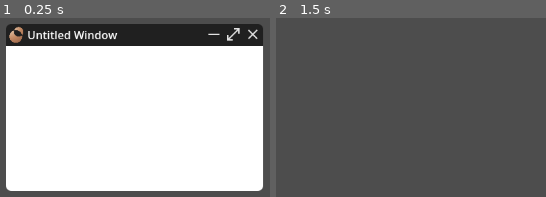
Above: before the commit, frames 1-2 (left to right).
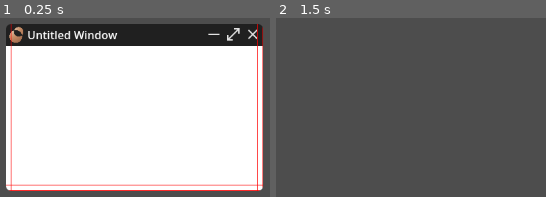
Above: after the commit, the same moments.

Repository: the-potato-corp/potato-os
Game: Godot game, scene res://window/windowtest.tscn
Two runs of this game, one before a commit and one after it. Both use one fixed random seed, a clock stepped at 60 frames per second and the inputs below. This scene is started directly instead of the project's main scene.
Inputs (mouse positions are in pixels of both pictures, inside the frame that each line leads up to):
- Up to frame 1 (0.25 s): no input
- Up to frame 2 (1.5 s): click (489, 35) at 0.5 s; tap Enter at 1.25 s; move the mouse to (outside the picture) at 1.27 s; tap Ctrl at 1.35 s; click (outside the picture) at 1.42 s

The runs differ from the first frame. In frame 1, 2.9% of the frame differs, in the area x 2-98%, y 3-97%; in frame 2, nothing differs.

Commit message:
add window stuff for the 3rd time (idek what im doin)

Diff:
--- a/window/window.gd
+++ b/window/window.gd
@@ -116,7 +116,9 @@
 	minimise.pressed.connect(toggle_visibility)
 	buttons.add_child(minimise)
 	var maximise := TextureButton.new()
+	maximise.toggle_mode = true
 	maximise.texture_normal = preload("res://assets/maximise.svg")
+	maximise.texture_pressed = preload("res://assets/restore.svg")
 	maximise.pressed.connect(_on_size_pressed)
 	buttons.add_child(maximise)
 	var close := TextureButton.new()
@@ -129,9 +131,38 @@
 	content.set_anchor(SIDE_RIGHT, 1.0)
 	content.set_anchor(SIDE_BOTTOM, 1.0)
 	content.set_anchor_and_offset(SIDE_TOP, 0.0, 32.0)
-	content.mouse_filter = Control.MOUSE_FILTER_IGNORE
+	#content.mouse_filter = Control.MOUSE_FILTER_IGNORE
 	add_child(content)
 	_maximise_button = maximise
+
+	# These are needed to stop the GUI inputs for content going to the node instead of the resize handles
+	var blockers := Control.new()
+	blockers.set_anchors_and_offsets_preset(PRESET_FULL_RECT)
+	blockers.mouse_filter = MOUSE_FILTER_IGNORE
+	add_child(blockers)
+
+	var left := ReferenceRect.new()
+	left.set_anchor(SIDE_BOTTOM, 1.0)
+	left.set_anchor_and_offset(SIDE_RIGHT, 0.0, 8.0)
+	blockers.add_child(left)
+	left.editor_only = false
+	left.mouse_filter = MOUSE_FILTER_PASS
+	left.gui_input.connect(_gui_input)
+	var right := ReferenceRect.new()
+	right.set_anchor(SIDE_BOTTOM, 1.0)
+	right.set_anchor(SIDE_RIGHT, 1.0)
+	right.set_anchor_and_offset(SIDE_LEFT, 1.0, -8.0)
+	blockers.add_child(right)
+	right.editor_only = false
+	right.mouse_filter = MOUSE_FILTER_PASS
+	right.gui_input.connect(_gui_input)
+	var bottom := ReferenceRect.new()
+	bottom.set_anchors_preset(PRESET_BOTTOM_WIDE)
+	bottom.set_anchor_and_offset(SIDE_TOP, 1.0, -8)
+	blockers.add_child(bottom)
+	bottom.editor_only = false
+	bottom.mouse_filter = MOUSE_FILTER_PASS
+	bottom.gui_input.connect(_gui_input)
 
 func _ready() -> void:
 	_handle = WindowManager.register_window(self)
@@ -195,7 +226,8 @@
 			if _mode in [ResizeMode.TOP, ResizeMode.TOP_LEFT, ResizeMode.TOP_RIGHT]:
 				_title_bar.set_default_cursor_shape(_get_cursor_for_mode(_mode))
 			else:
-				set_default_cursor_shape(Control.CURSOR_ARROW)
+				set_default_cursor_shape(CURSOR_ARROW)
+				_title_bar.set_default_cursor_shape(CURSOR_ARROW)
 
 func _gui_input(event: InputEvent):
 	if event is InputEventMouseButton and event.button_index == MOUSE_BUTTON_LEFT:
--- a/window/window.tscn
+++ b/window/window.tscn
@@ -90,5 +90,29 @@
 offset_top = 32.0
 mouse_filter = 2
 
+[node name="Blockers" type="Control" parent="."]
+layout_mode = 1
+anchors_preset = 15
+anchor_right = 1.0
+anchor_bottom = 1.0
+grow_horizontal = 2
+grow_vertical = 2
+
+[node name="ReferenceRect" type="ReferenceRect" parent="Blockers"]
+layout_mode = 1
+anchors_preset = -1
+anchor_bottom = 1.0
+offset_right = 8.0
+border_width = 3.0
+
+[node name="ReferenceRect2" type="ReferenceRect" parent="Blockers"]
+layout_mode = 1
+anchors_preset = -1
+anchor_left = 1.0
+anchor_right = 1.0
+anchor_bottom = 1.0
+offset_left = -8.0
+border_width = 3.0
+
 [connection signal="gui_input" from="TitleBar" to="." method="_on_title_bar_input"]
 [connection signal="pressed" from="TitleBar/ActionButtons/Maximise" to="." method="_on_size_pressed"]
--- a/window/windowtest.tscn
+++ b/window/windowtest.tscn
@@ -17,12 +17,4 @@
 offset_right = 577.0
 offset_bottom = 329.0
 script = ExtResource("2_d3fhy")
-rounded_corners = null
-always_on_top = null
-borderless = null
-unlisted = null
-fullscreen = null
-movable = null
-focusable = null
-resizable = null
 metadata/_custom_type_script = "uid://cgd4nvbqxd6bk"
